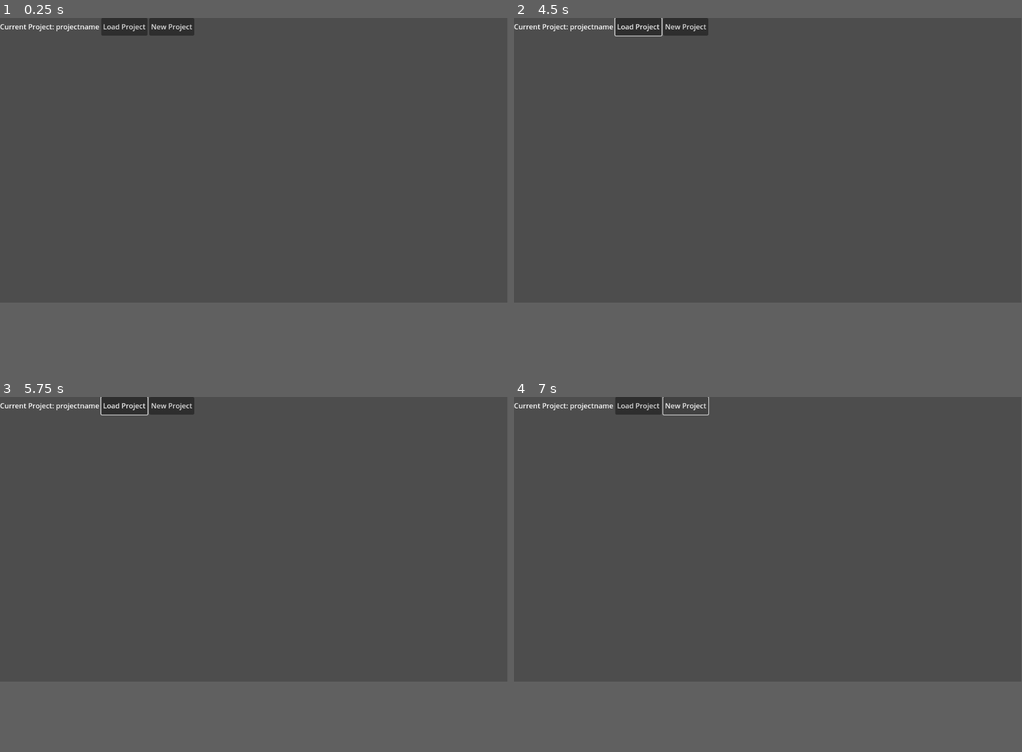
Above: before the commit, frames 1-4 (two rows, left to right).
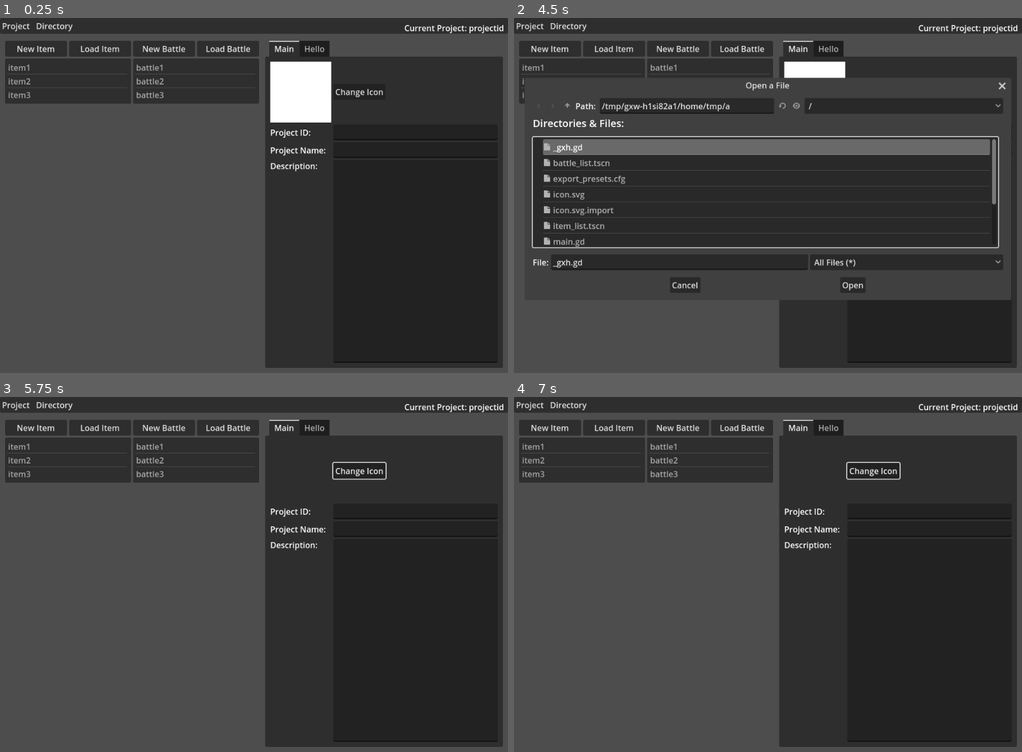
Above: after the commit, the same moments.

Repository: cndofx/defenders-quest-mod-editor
Game: Godot game, scene res://main.tscn
The game is run twice, just before and just after one commit, with the same random seed, the same clock (stepped at 60 frames per second) and the same inputs.
Inputs (mouse positions are in pixels of both pictures, inside the frame that each line leads up to):
- Up to frame 1 (0.25 s): no input
- Up to frame 2 (4.5 s): click (635, 25) at 0.5 s, where only the run before the commit has a clickable "Load Project"; click (529, 25) at 1.25 s, where only the run after the commit has a clickable "Project"; click (569, 25) at 2 s, where only the run after the commit has a clickable "Directory"; click (615, 42) at 2.75 s, where only the run after the commit has a clickable "Load Item"; click (742, 42) at 3.5 s, where only the run after the commit has a clickable "Load Battle"; click (874, 78) at 4.25 s, where only the run after the commit has a clickable "Change Icon"
- Up to frame 3 (5.75 s): click (340, 610) at 5 s, where only the run after the commit has a clickable "Open"
- Up to frame 4 (7 s): click (686, 404) at 5.75 s, where only the run before the commit has a clickable "New Project"; click (686, 404) at 6.5 s, where only the run before the commit has a clickable "New Project"
In our replay, the window is 799x449 before the commit and 800x560 after it. These sizes can differ from the game's own. Grey fills any space a smaller window leaves; there, only what the larger window draws over its background counts as a difference.

The runs differ from the first frame. In frame 1, 53% of the frame differs, in the area x 0-100%, y 0-99%; in frame 2, 57%; in frame 3, 53%; in frame 4, 53%.

Commit message:
partially implement ui

Diff:
--- /dev/null
+++ b/DefendersQuestModEditor/battle_list.tscn
@@ -0,0 +1,27 @@
+[gd_scene format=3 uid="uid://dmsvlp7api15o"]
+
+[node name="BattleList" type="VBoxContainer"]
+size_flags_horizontal = 3
+
+[node name="HBoxContainer" type="HBoxContainer" parent="."]
+layout_mode = 2
+size_flags_vertical = 0
+
+[node name="NewBattleButton" type="Button" parent="HBoxContainer"]
+layout_mode = 2
+size_flags_horizontal = 3
+text = "New Battle"
+
+[node name="LoadBattleButton" type="Button" parent="HBoxContainer"]
+layout_mode = 2
+size_flags_horizontal = 3
+text = "Load Battle"
+
+[node name="ItemList" type="ItemList" parent="."]
+layout_mode = 2
+size_flags_vertical = 3
+auto_height = true
+item_count = 3
+item_0/text = "battle1"
+item_1/text = "battle2"
+item_2/text = "battle3"
--- /dev/null
+++ b/DefendersQuestModEditor/item_list.tscn
@@ -0,0 +1,27 @@
+[gd_scene format=3 uid="uid://v0g7rtiovm6h"]
+
+[node name="ItemList" type="VBoxContainer"]
+size_flags_horizontal = 3
+
+[node name="HBoxContainer" type="HBoxContainer" parent="."]
+layout_mode = 2
+size_flags_vertical = 0
+
+[node name="NewItemButton" type="Button" parent="HBoxContainer"]
+layout_mode = 2
+size_flags_horizontal = 3
+text = "New Item"
+
+[node name="LoadItemButton" type="Button" parent="HBoxContainer"]
+layout_mode = 2
+size_flags_horizontal = 3
+text = "Load Item"
+
+[node name="ItemList" type="ItemList" parent="."]
+layout_mode = 2
+size_flags_vertical = 3
+auto_height = true
+item_count = 3
+item_0/text = "item1"
+item_1/text = "item2"
+item_2/text = "item3"
--- /dev/null
+++ b/DefendersQuestModEditor/main.gd
@@ -0,0 +1,15 @@
+extends Control
+
+@onready var open_image_dialog: FileDialog = %OpenImageDialog
+@onready var project_icon_image: TextureRect = %ProjectIconImage
+
+
+func _on_change_project_icon_button_pressed() -> void:
+	open_image_dialog.popup()
+
+
+func _on_open_image_dialog_file_selected(path: String) -> void:
+	var image = Image.load_from_file(path)
+	var texture = ImageTexture.create_from_image(image)
+	project_icon_image.texture = texture
+	print("image set")
--- a/DefendersQuestModEditor/main.tscn
+++ b/DefendersQuestModEditor/main.tscn
@@ -1,4 +1,11 @@
-[gd_scene format=3 uid="uid://bil006ciq38vs"]
+[gd_scene load_steps=6 format=3 uid="uid://bil006ciq38vs"]
+
+[ext_resource type="Theme" uid="uid://dn5c2kyxb1ix6" path="res://theme.tres" id="1_6m7wq"]
+[ext_resource type="Script" path="res://main.gd" id="2_3limp"]
+[ext_resource type="PackedScene" uid="uid://v0g7rtiovm6h" path="res://item_list.tscn" id="2_u4vda"]
+[ext_resource type="PackedScene" uid="uid://dmsvlp7api15o" path="res://battle_list.tscn" id="3_eo35m"]
+
+[sub_resource type="CanvasTexture" id="CanvasTexture_kq7qd"]
 
 [node name="Main" type="Control"]
 layout_mode = 3
@@ -7,23 +14,137 @@
 anchor_bottom = 1.0
 grow_horizontal = 2
 grow_vertical = 2
+theme = ExtResource("1_6m7wq")
+script = ExtResource("2_3limp")
 
-[node name="MarginContainer" type="MarginContainer" parent="."]
-layout_mode = 0
-offset_right = 40.0
-offset_bottom = 40.0
+[node name="VBoxContainer" type="VBoxContainer" parent="."]
+layout_mode = 1
+anchors_preset = 15
+anchor_right = 1.0
+anchor_bottom = 1.0
+grow_horizontal = 2
+grow_vertical = 2
 
-[node name="HBoxContainer" type="HBoxContainer" parent="MarginContainer"]
+[node name="PanelContainer" type="PanelContainer" parent="VBoxContainer"]
 layout_mode = 2
 
-[node name="Label" type="Label" parent="MarginContainer/HBoxContainer"]
+[node name="Menubar" type="HBoxContainer" parent="VBoxContainer/PanelContainer"]
 layout_mode = 2
-text = "Current Project: projectname"
+size_flags_vertical = 0
 
-[node name="LoadProjectButton" type="Button" parent="MarginContainer/HBoxContainer"]
+[node name="ProjectMenuButton" type="MenuButton" parent="VBoxContainer/PanelContainer/Menubar"]
 layout_mode = 2
-text = "Load Project"
+size_flags_vertical = 0
+text = "Project"
+item_count = 2
+popup/item_0/text = "New Project"
+popup/item_0/id = 0
+popup/item_1/text = "Load Project"
+popup/item_1/id = 1
 
-[node name="NewProjectButton" type="Button" parent="MarginContainer/HBoxContainer"]
+[node name="DirectoryMenuButton" type="MenuButton" parent="VBoxContainer/PanelContainer/Menubar"]
 layout_mode = 2
-text = "New Project"
+text = "Directory"
+
+[node name="Spacer" type="Control" parent="VBoxContainer/PanelContainer/Menubar"]
+layout_mode = 2
+size_flags_horizontal = 3
+
+[node name="CurrentProjectLabel" type="Label" parent="VBoxContainer/PanelContainer/Menubar"]
+layout_mode = 2
+size_flags_vertical = 8
+text = "Current Project: projectid"
+
+[node name="Spacer2" type="Control" parent="VBoxContainer/PanelContainer/Menubar"]
+custom_minimum_size = Vector2(4, 0)
+layout_mode = 2
+
+[node name="MarginContainer" type="MarginContainer" parent="VBoxContainer"]
+layout_mode = 2
+size_flags_vertical = 3
+theme_override_constants/margin_right = 10
+
+[node name="SplitContainer" type="SplitContainer" parent="VBoxContainer/MarginContainer"]
+layout_mode = 2
+
+[node name="LeftPanel" type="VBoxContainer" parent="VBoxContainer/MarginContainer/SplitContainer"]
+custom_minimum_size = Vector2(500, 0)
+layout_mode = 2
+size_flags_vertical = 0
+
+[node name="ItemBattleRow" type="HBoxContainer" parent="VBoxContainer/MarginContainer/SplitContainer/LeftPanel"]
+layout_mode = 2
+size_flags_vertical = 3
+
+[node name="ItemList" parent="VBoxContainer/MarginContainer/SplitContainer/LeftPanel/ItemBattleRow" instance=ExtResource("2_u4vda")]
+layout_mode = 2
+
+[node name="BattleList" parent="VBoxContainer/MarginContainer/SplitContainer/LeftPanel/ItemBattleRow" instance=ExtResource("3_eo35m")]
+layout_mode = 2
+
+[node name="RightPanel" type="TabContainer" parent="VBoxContainer/MarginContainer/SplitContainer"]
+layout_mode = 2
+size_flags_horizontal = 3
+
+[node name="Main" type="MarginContainer" parent="VBoxContainer/MarginContainer/SplitContainer/RightPanel"]
+layout_mode = 2
+
+[node name="GridContainer" type="GridContainer" parent="VBoxContainer/MarginContainer/SplitContainer/RightPanel/Main"]
+layout_mode = 2
+columns = 2
+
+[node name="ProjectIconImage" type="TextureRect" parent="VBoxContainer/MarginContainer/SplitContainer/RightPanel/Main/GridContainer"]
+unique_name_in_owner = true
+custom_minimum_size = Vector2(120, 120)
+layout_mode = 2
+texture = SubResource("CanvasTexture_kq7qd")
+expand_mode = 1
+stretch_mode = 5
+
+[node name="ChangeProjectIconButton" type="Button" parent="VBoxContainer/MarginContainer/SplitContainer/RightPanel/Main/GridContainer"]
+layout_mode = 2
+size_flags_horizontal = 0
+size_flags_vertical = 4
+text = "Change Icon"
+
+[node name="ProjectIDLabel" type="Label" parent="VBoxContainer/MarginContainer/SplitContainer/RightPanel/Main/GridContainer"]
+layout_mode = 2
+text = "Project ID:"
+
+[node name="ProjectIDEdit" type="LineEdit" parent="VBoxContainer/MarginContainer/SplitContainer/RightPanel/Main/GridContainer"]
+layout_mode = 2
+size_flags_horizontal = 3
+
+[node name="ProjectNameLabel" type="Label" parent="VBoxContainer/MarginContainer/SplitContainer/RightPanel/Main/GridContainer"]
+layout_mode = 2
+text = "Project Name:"
+
+[node name="ProjectNameEdit" type="LineEdit" parent="VBoxContainer/MarginContainer/SplitContainer/RightPanel/Main/GridContainer"]
+layout_mode = 2
+size_flags_horizontal = 3
+
+[node name="ProjectDescriptionLabel" type="Label" parent="VBoxContainer/MarginContainer/SplitContainer/RightPanel/Main/GridContainer"]
+layout_mode = 2
+size_flags_vertical = 0
+text = "Description:"
+
+[node name="ProjectDescriptionEdit" type="TextEdit" parent="VBoxContainer/MarginContainer/SplitContainer/RightPanel/Main/GridContainer"]
+layout_mode = 2
+size_flags_vertical = 3
+
+[node name="Hello" type="Label" parent="VBoxContainer/MarginContainer/SplitContainer/RightPanel"]
+visible = false
+layout_mode = 2
+text = "Hello"
+
+[node name="OpenImageDialog" type="FileDialog" parent="."]
+unique_name_in_owner = true
+title = "Open a File"
+initial_position = 2
+size = Vector2i(942, 400)
+ok_button_text = "Open"
+file_mode = 0
+access = 2
+
+[connection signal="pressed" from="VBoxContainer/MarginContainer/SplitContainer/RightPanel/Main/GridContainer/ChangeProjectIconButton" to="." method="_on_change_project_icon_button_pressed"]
+[connection signal="file_selected" from="OpenImageDialog" to="." method="_on_open_image_dialog_file_selected"]
--- a/DefendersQuestModEditor/project.godot
+++ b/DefendersQuestModEditor/project.godot
@@ -16,6 +16,11 @@
 run/low_processor_mode=true
 config/icon="res://icon.svg"
 
+[display]
+
+window/size/viewport_width=1000
+window/size/viewport_height=700
+
 [rendering]
 
 renderer/rendering_method="gl_compatibility"
--- /dev/null
+++ b/DefendersQuestModEditor/theme.tres
@@ -0,0 +1,7 @@
+[gd_resource type="Theme" format=3 uid="uid://dn5c2kyxb1ix6"]
+
+[resource]
+MarginContainer/constants/margin_bottom = 10
+MarginContainer/constants/margin_left = 10
+MarginContainer/constants/margin_right = 10
+MarginContainer/constants/margin_top = 10
